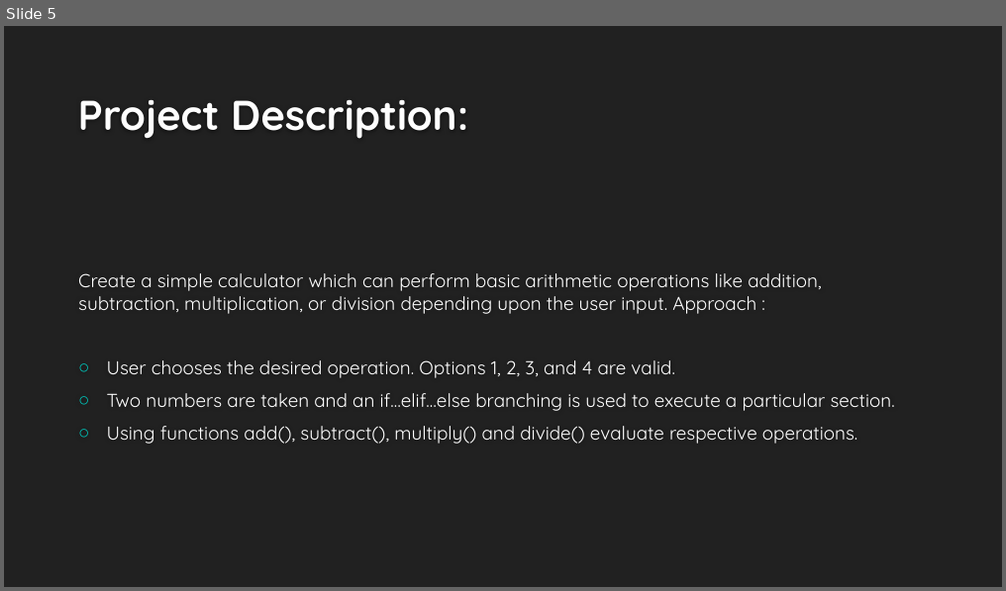
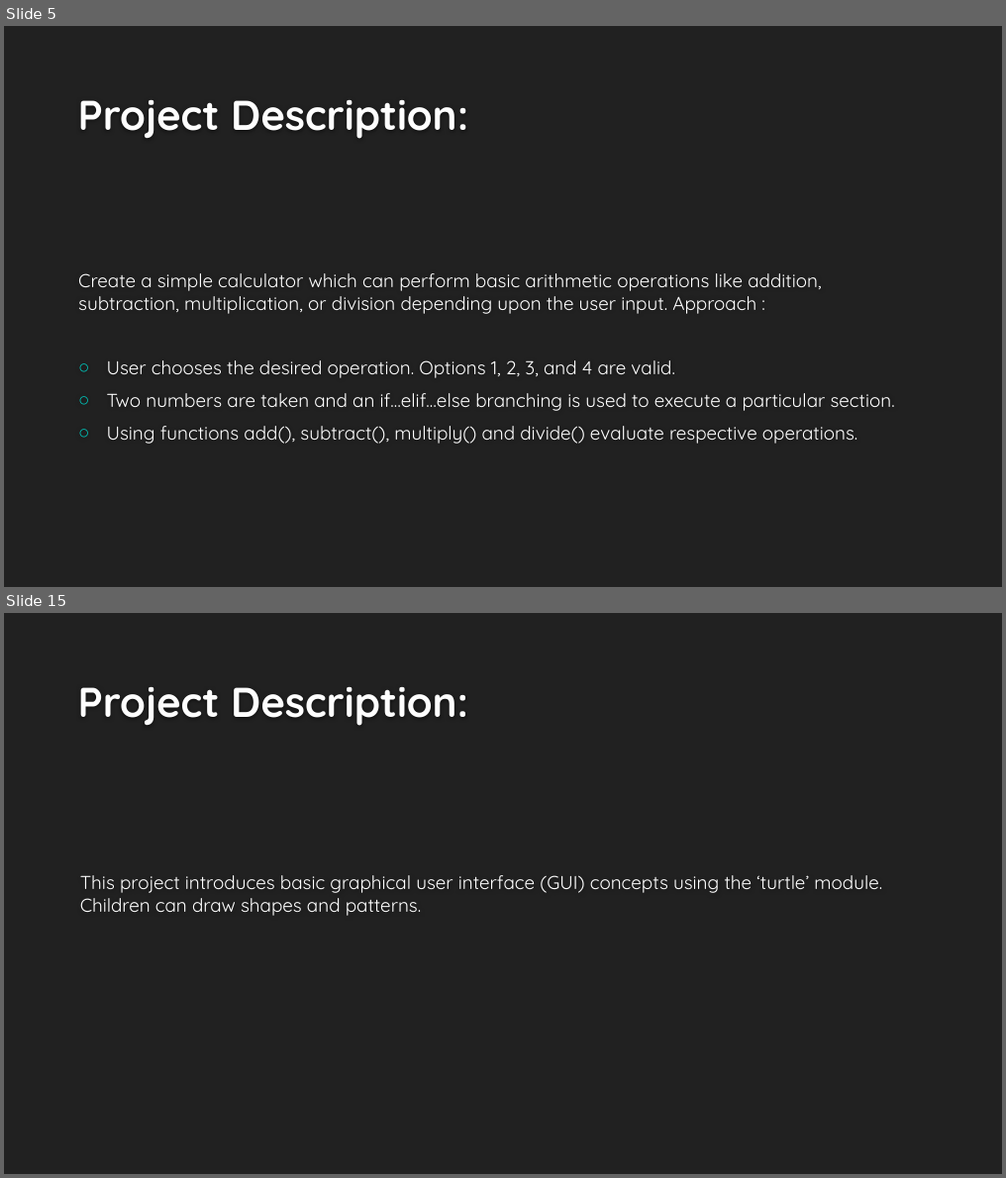
Before and after one commit to Islam-hady9/Programming-Course-using-Python-for-Kids, a slide deck: Lesson 10.pptx. Shown one above the other, each under a label of ours: slide 5 before the commit, slides 5 and 15 after it; the slides between them are not shown. The pictures are 1006x591 and 1006x1178 pixels, drawn with LibreOffice and Linux fonts; fonts in the diff are those of the drawing; background and template pictures are left out. Boxes give left, top, right and bottom in pixels: in the first picture for what was removed or moved away, otherwise in the second. Text is boxed around its words. In the diff, an @@ line names an element or a change of style, - is before the commit and + after.

```diff
--- a/Lesson 10.pptx
+++ b/Lesson 10.pptx
@@ slide 15 added at box(4, 613, 1002, 1174), background #212121 @@
@@ title added at box(78, 687, 468, 726), 40 pt, text #FEFEFE, bold @@
+Project Description:
@@ text added at box(80, 875, 882, 916), 18 pt, text #FFFFFF @@
+This project introduces basic graphical user interface (GUI) concepts using the ‘turtle’ module. Children can draw shapes and patterns.
```
Also in this commit, not shown: 9 other slides added.
